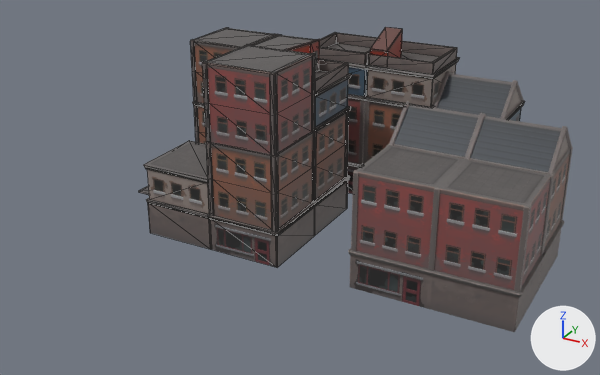
Renders of the glTF model MagnetMechs/Environment/BuildingParts.glb from each side of a commit.
Before and after are seen from a 50 mm camera at (28.3, -44.4, 25.5) aimed at (4.2, -0.5, 3.6). Every picture has the same lights, and +X, +Y and +Z are marked at lower right. Mesh edges are drawn as thin lines on the coarser meshes. Objects named as collision shapes, trigger or cutter boxes, shadow casters or lower levels of detail are left out. Where no turn or scale is listed for an object, it has been applied to the vertices.

The scene before the commit, as lines of its bpy script (objects in view):
```python
me_cube_003 = bpy.data.meshes.new('Cube.003')
me_cube_003.from_pydata(...)  # 60 vertices, 90 faces; spans x -2.57..2.57, y -2.57..2.57, z -0.06..2.5
me_cube_003.materials.append(mat_buildingparts)  # picture img_buildingparts_psd
me_cube_005 = bpy.data.meshes.new('Cube.005')
me_cube_005.from_pydata(...)  # 204 vertices, 320 faces; spans x -2.57..2.57, y -2.57..2.57, z 0.0..10.0
me_cube_005.materials.append(mat_buildingparts)  # picture img_buildingparts_psd
me_cube_015 = bpy.data.meshes.new('Cube.015')
me_cube_015.from_pydata(...)  # 224 vertices, 368 faces; spans x -5.12..5.12, y -2.62..2.62, z 0.0..7.5
me_cube_015.materials.append(mat_buildingparts)  # picture img_buildingparts_psd
ob_building_10x5_a = bpy.data.objects.new('building_10x5_A', me_cube_015)
ob_building_10x5_a.location = (15.0, 2.5, 0.0)
ob_building_5x5_top_a = bpy.data.objects.new('building_5x5_top_A', me_cube_003)
ob_building_5x5_top_a.location = (7.5, 10.0, 7.5)
ob_building_5x5x10_a = bpy.data.objects.new('building_5x5x10_A', me_cube_005)
ob_building_5x5x10_a.location = (-2.5, 10.0, 0.0)
# also in view: 'building_5x5x10_B' at (-7.5, 10.0, 5.0); 'building_5x5_B' at (2.5, 10.0, 5.0); 'roof_peaked_10x5m' at (15.0, 2.5, 8.5); 'building_10x10' at (0.0, 0.0, 6.2); 'building_5x5_top_B' at (2.5, 10.0, 8.7)
```
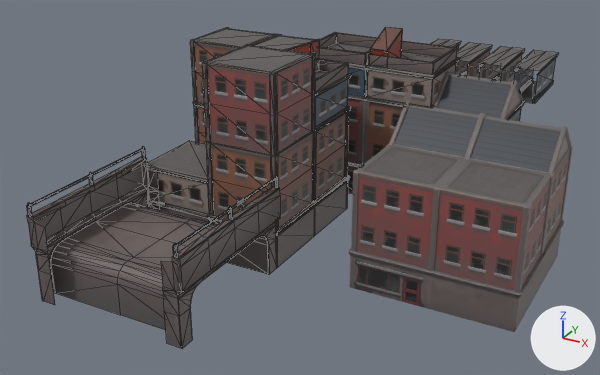
Where the change shows, as pixel boxes (x1, y1, x2, y2) in the pictures (600 x 375 px):
'tunnel_low', added
    after: (27, 146, 280, 348)
'building_bridge_corridor_D', added
    after: (513, 50, 558, 104)
'building_bridge_corridor_C', added
    after: (479, 46, 525, 82)
'building_bridge_corridor_B', added
    after: (455, 42, 492, 77)
'building_bridge_corridor_A', added
    after: (430, 39, 461, 50)

The change, as a diff of the scene's bpy script:
```diff
--- a/MagnetMechs/Environment/BuildingParts.glb.py
+++ b/MagnetMechs/Environment/BuildingParts.glb.py
@@ me_cube_016 @@
+me_cube_016.from_pydata(...)  # 38 vertices, 30 faces; spans x -0.92..0.92, y -2.76..2.74, z 0.04..2.4
+me_cube_016.materials.append(mat_buildingparts)  # picture img_buildingparts_psd
@@ me_cube_014 @@
+me_cube_014.from_pydata(...)  # 38 vertices, 30 faces; spans x -0.92..0.92, y -2.76..2.74, z 0.04..2.4
+me_cube_014.materials.append(mat_buildingparts)  # picture img_buildingparts_psd
@@ me_cube_011 @@
+me_cube_011.from_pydata(...)  # 38 vertices, 30 faces; spans x -0.92..0.92, y -2.76..2.74, z 0.04..2.4
+me_cube_011.materials.append(mat_buildingparts)  # picture img_buildingparts_psd
@@ me_cube_008 @@
+me_cube_008.from_pydata(...)  # 38 vertices, 30 faces; spans x -0.92..0.92, y -2.76..2.74, z 0.04..2.4
+me_cube_008.materials.append(mat_buildingparts)  # picture img_buildingparts_psd
@@ me_cube_006 @@
+me_cube_006.from_pydata(...)  # 331 vertices, 556 faces; spans x -5.25..5.25, y -5.15..5.15, z 0.0..6.26
+me_cube_006.materials.append(mat_buildingparts)  # picture img_buildingparts_psd
@@ ob_building_bridge_corridor_d @@
+ob_building_bridge_corridor_d = bpy.data.objects.new('building_bridge_corridor_D', me_cube_016)
+ob_building_bridge_corridor_d.location = (15.0, 15.01, 7.5)
@@ ob_building_bridge_corridor_c @@
+ob_building_bridge_corridor_c = bpy.data.objects.new('building_bridge_corridor_C', me_cube_014)
+ob_building_bridge_corridor_c.location = (12.5, 15.01, 7.5)
@@ ob_building_bridge_corridor_b @@
+ob_building_bridge_corridor_b = bpy.data.objects.new('building_bridge_corridor_B', me_cube_011)
+ob_building_bridge_corridor_b.location = (10.0, 15.01, 7.5)
@@ ob_building_bridge_corridor_a @@
+ob_building_bridge_corridor_a = bpy.data.objects.new('building_bridge_corridor_A', me_cube_008)
+ob_building_bridge_corridor_a.location = (7.5, 15.01, 7.5)
@@ ob_tunnel_low @@
+ob_tunnel_low = bpy.data.objects.new('tunnel_low', me_cube_006)
+ob_tunnel_low.location = (0.0, -10.0, 0.0)
```
